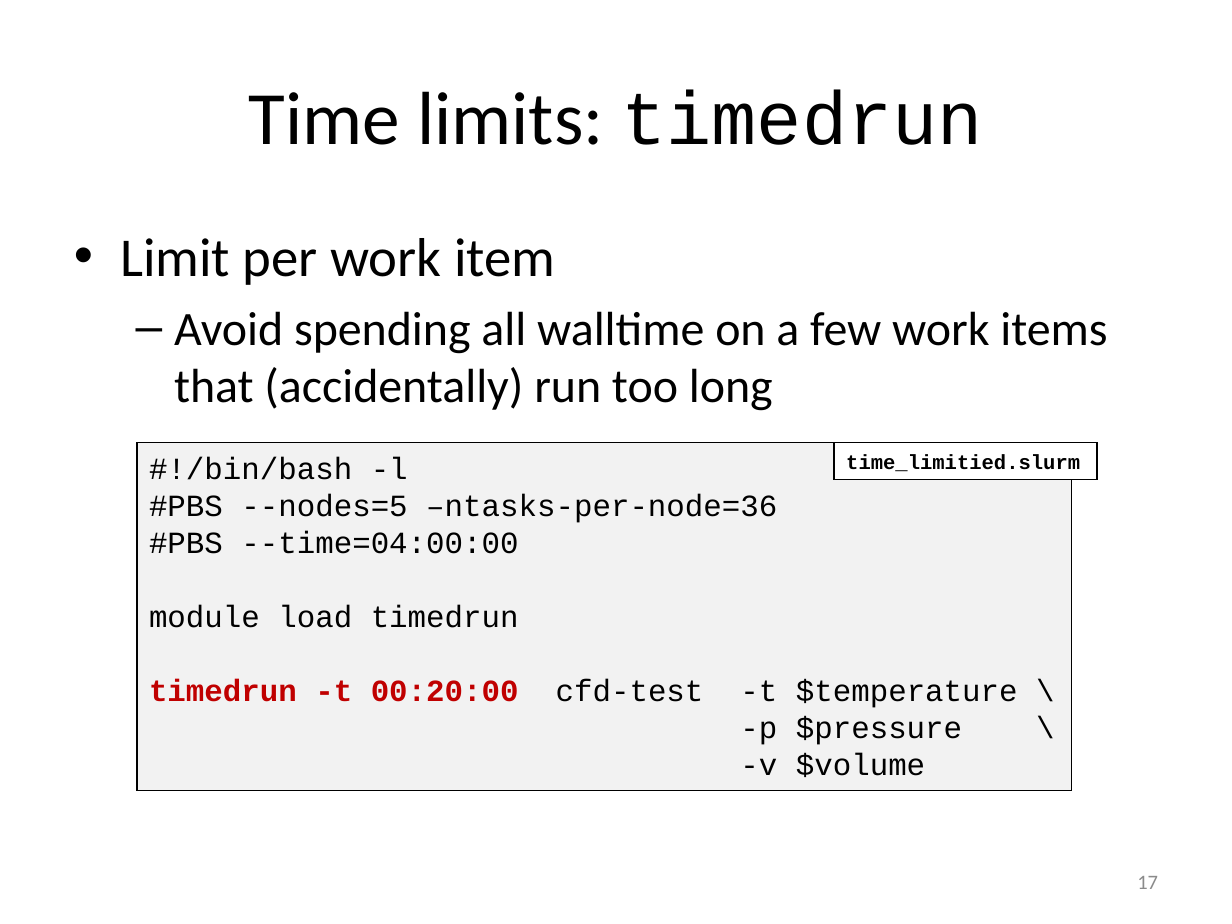
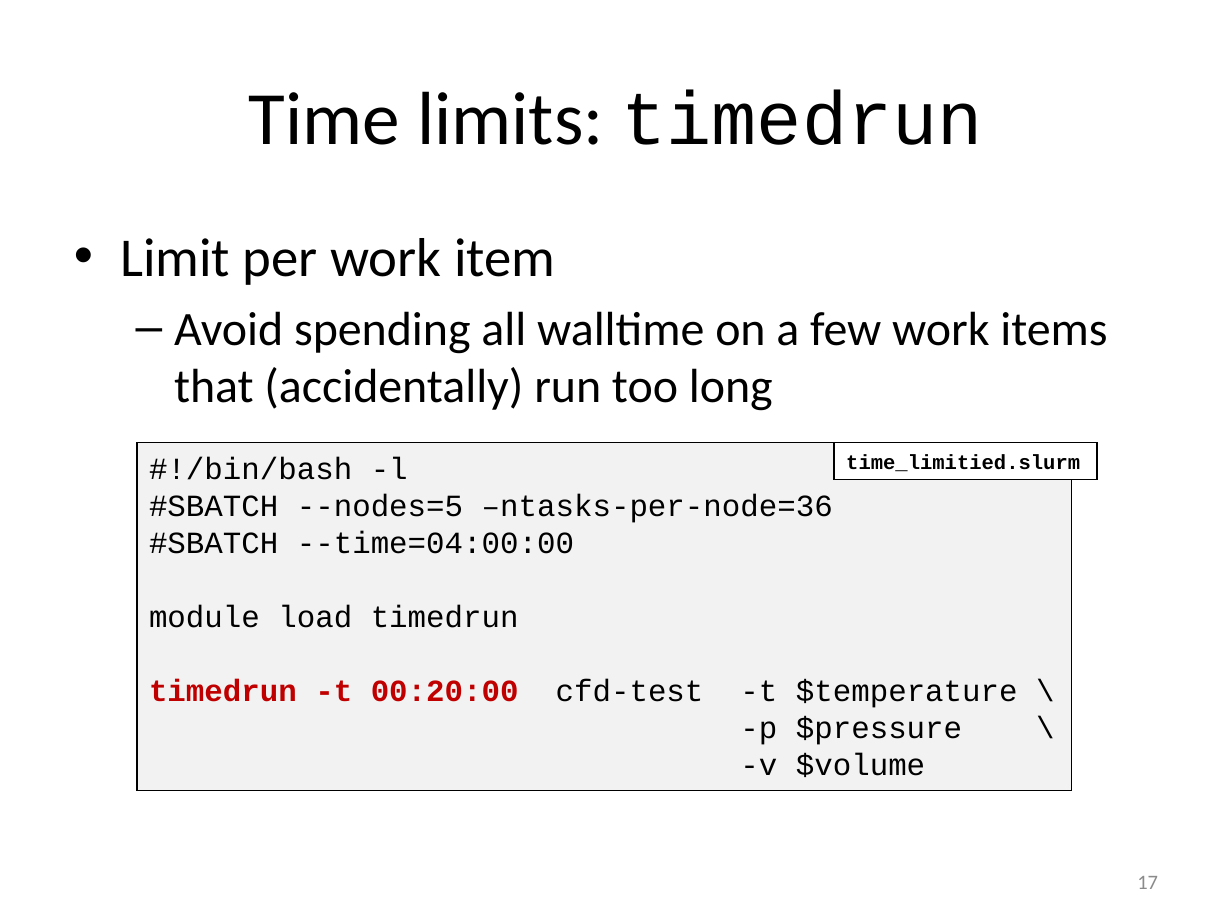
Before and after one commit to gjbex/worker-and-atools, a slide deck: slide 17 of worker_atools.pptx. Drawn at 1232x924 pixels with LibreOffice and Linux fonts; fonts in the diff are those of the drawing. Boxes give left, top, right and bottom in pixels: in the first picture for what was removed or moved away, otherwise in the second. Text is boxed around its words. In the diff, an @@ line names an element or a change of style, - is before the commit and + after.

```diff
--- a/worker_atools.pptx
+++ b/worker_atools.pptx
@@ text in rectangle at [149,457,833,554]: text changed @@
-#!/bin/bash -l
-#PBS --nodes=5 –ntasks-per-node=36
-#PBS --time=04:00:00
+#!/bin/bash -l
+#SBATCH --nodes=5 –ntasks-per-node=36
+#SBATCH --time=04:00:00
```
Also in this commit, not shown: 22 other slides changed, 1 slide removed.
